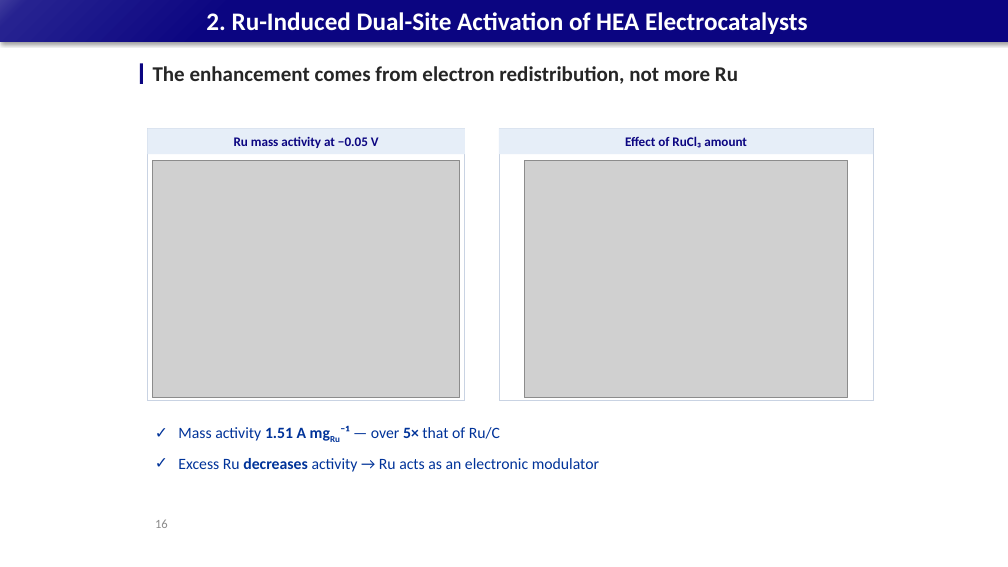
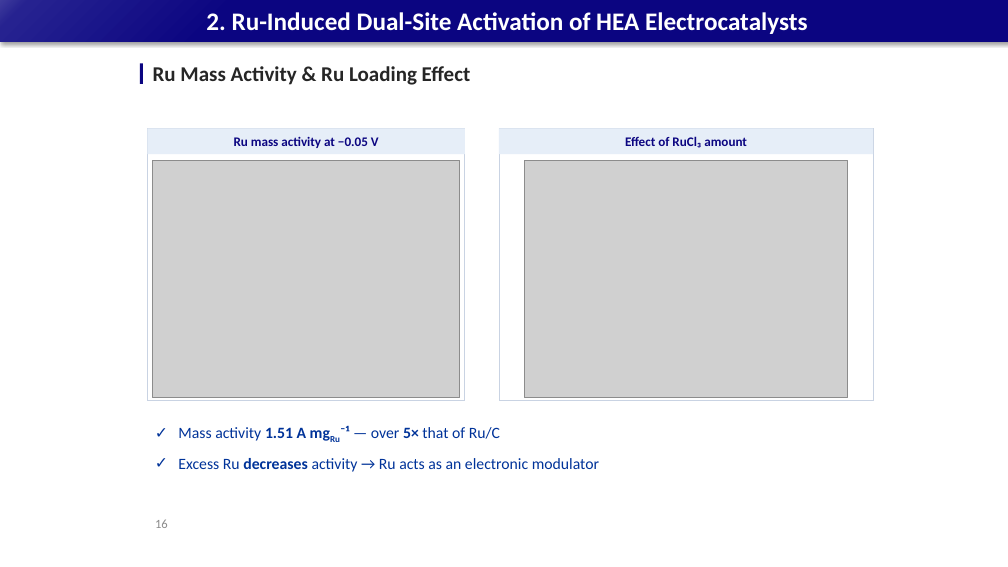
Before and after one commit to limsj0204/letter, a slide deck: slide 16 of 학위논문_디펜스_발표자료.pptx. Drawn at 1008x567 pixels with LibreOffice and Linux fonts; fonts in the diff are those of the drawing; grey boxes stand for pictures. Boxes give left, top, right and bottom in pixels: in the first picture for what was removed or moved away, otherwise in the second. Text is boxed around its words. In the diff, an @@ line names an element or a change of style, - is before the commit and + after.

```diff
--- a/학위논문_디펜스_발표자료.pptx
+++ b/학위논문_디펜스_발표자료.pptx
@@ text at (x1=153, y1=66, x2=471, y2=85): text changed @@
-The enhancement comes from electron redistribution, not more Ru
+Ru Mass Activity & Ru Loading Effect
```
Also in this commit, not shown: 32 other slides changed.
